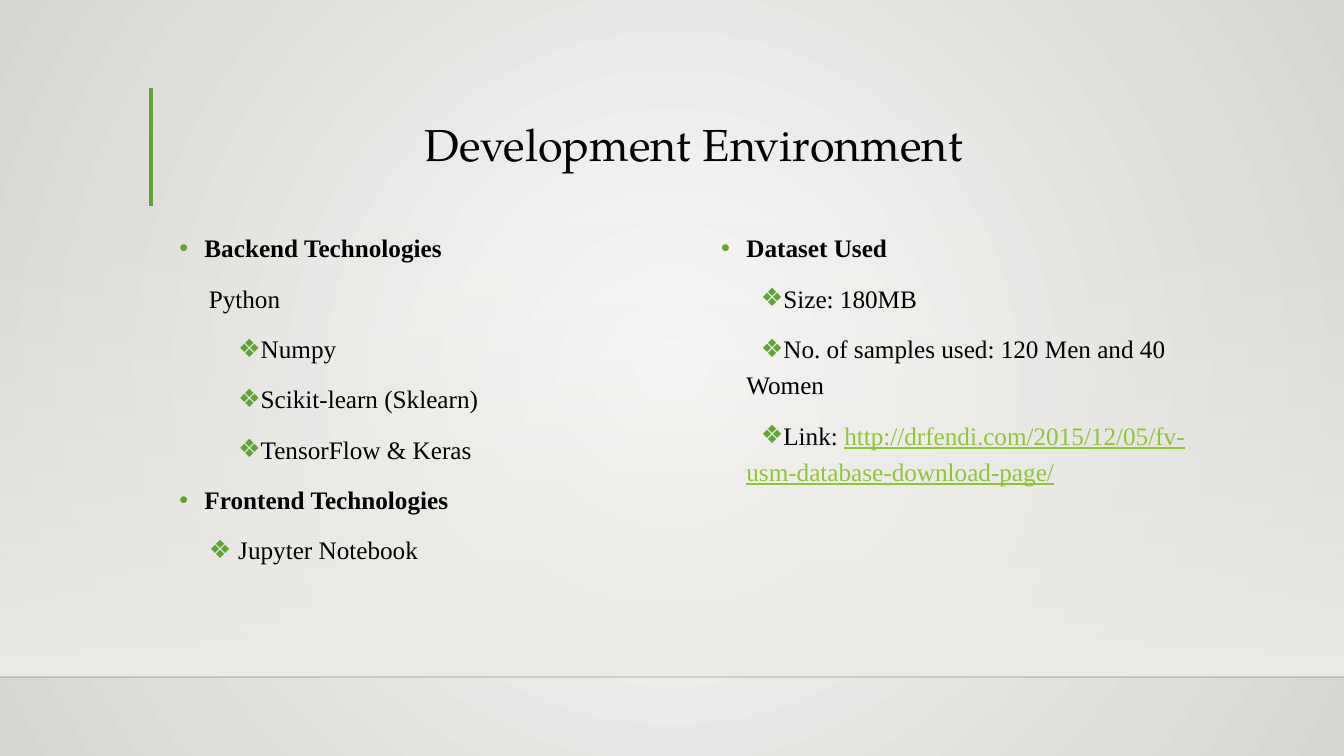
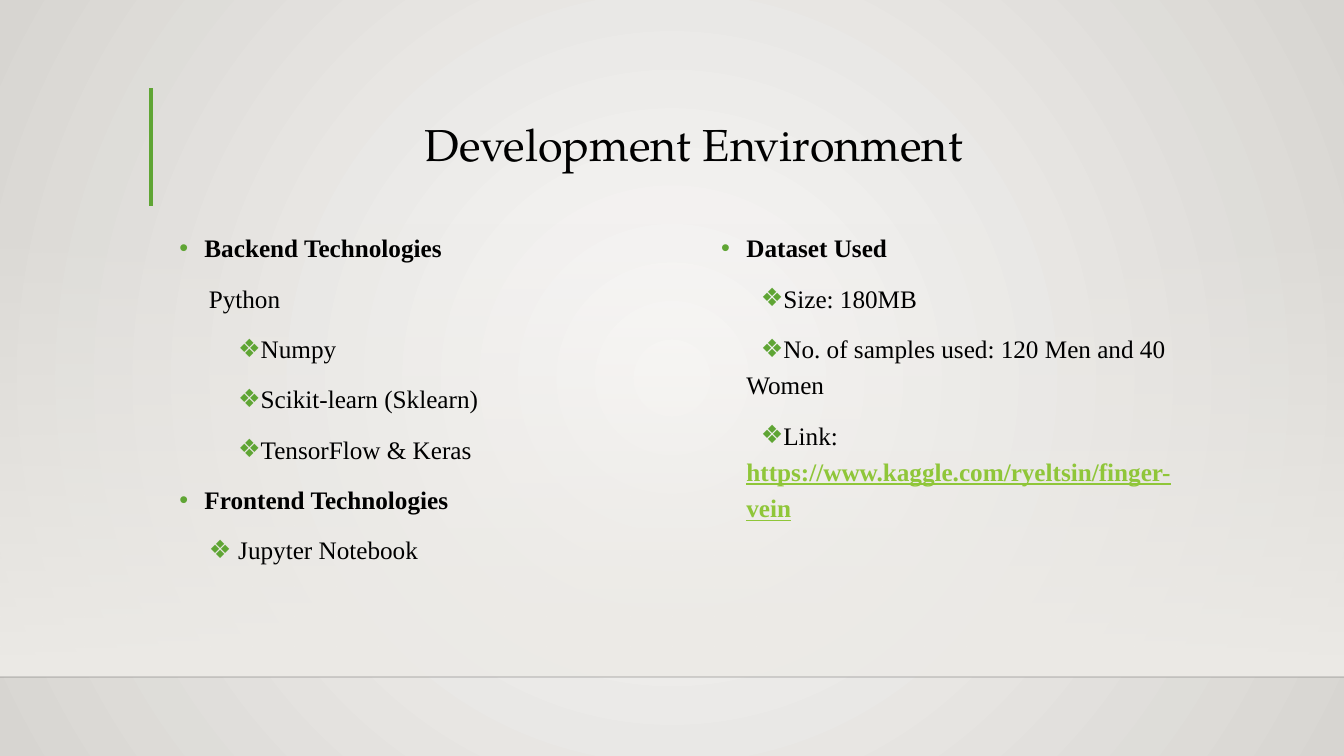
Before and after one commit to batch-B3/Biometric-Finger-Vein-Authentication-Using-Deep-Learning-Algorithm, a slide deck: slide 7 of Project Documents/Batch 3 PPT.pptx. Drawn at 1344x756 pixels with LibreOffice and Linux fonts; fonts in the diff are those of the drawing; background and template pictures are left out. Boxes give left, top, right and bottom in pixels: in the first picture for what was removed or moved away, otherwise in the second. Text is boxed around its words. In the diff, an @@ line names an element or a change of style, - is before the commit and + after.

```diff
--- a/Project Documents/Batch 3 PPT.pptx
+++ b/Project Documents/Batch 3 PPT.pptx
@@ text at (746,427,1170,521): text changed; bold on @@
-❖ Link: http://drfendi.com/2015/12/05/fv-usm-database-download-page/
+❖ Link: https://www.kaggle.com/ryeltsin/finger-vein
```
Also in this commit, not shown: 9 other slides changed, 1 other file.
